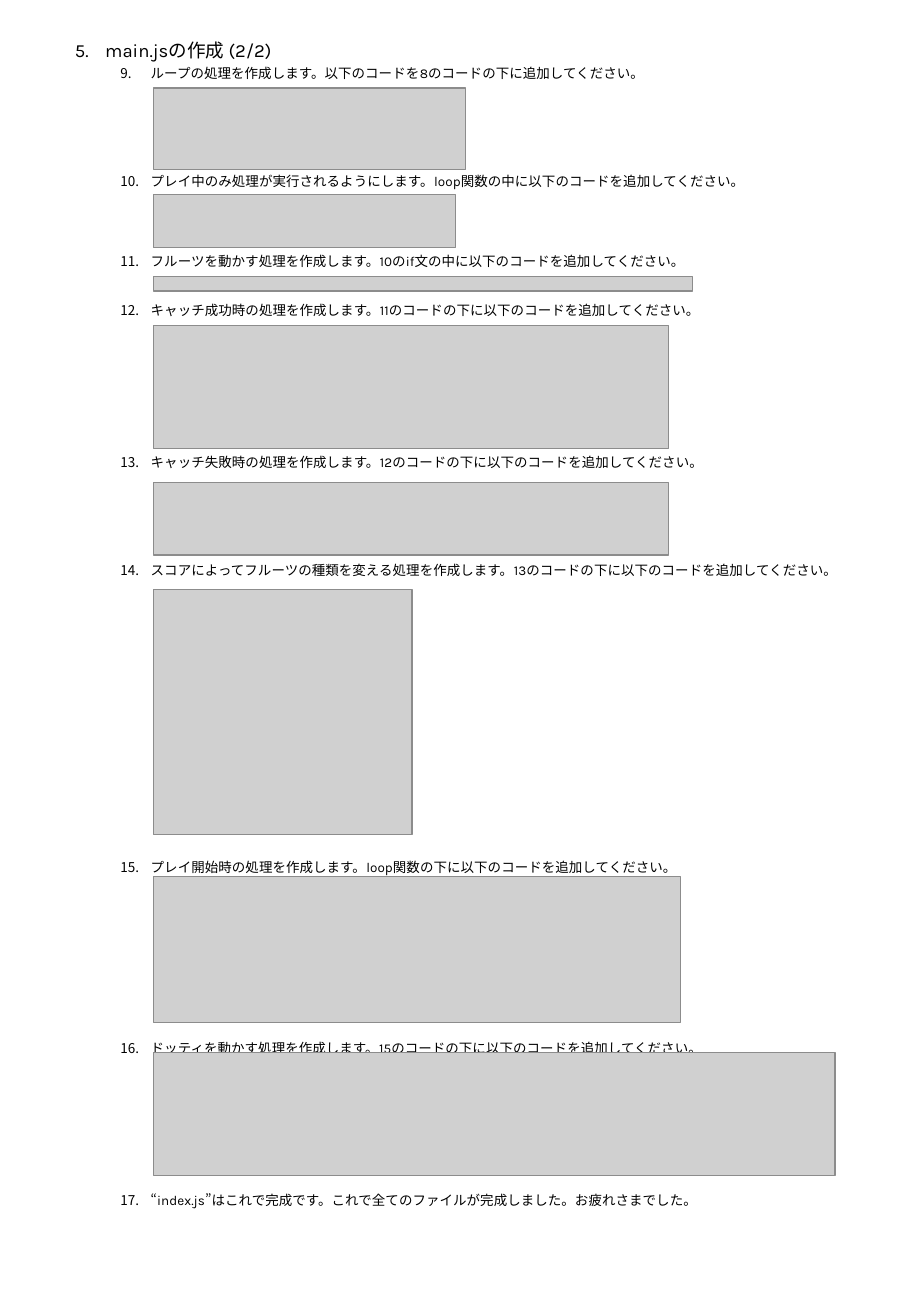
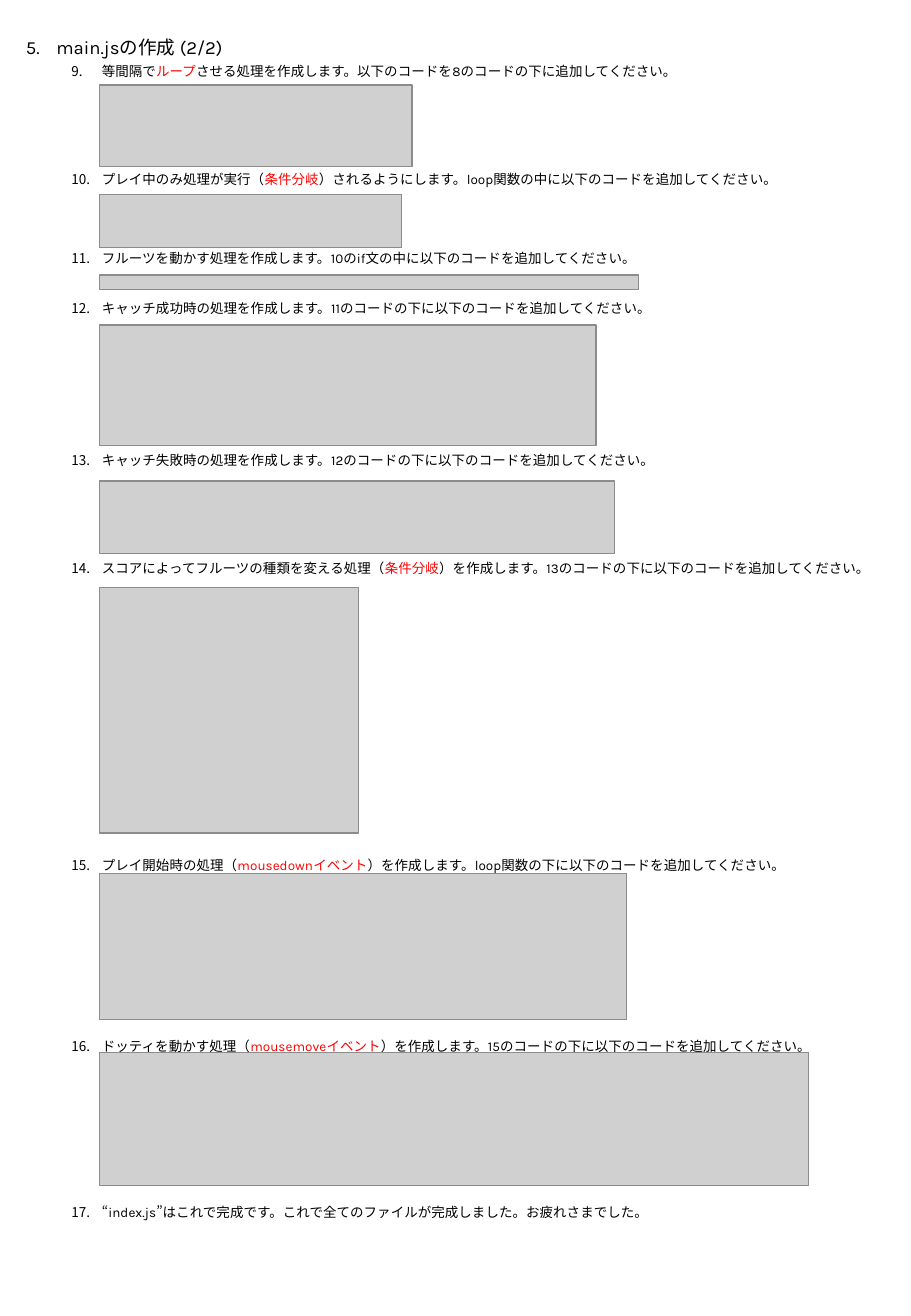
Before and after one commit to dotwork-takagi/public, a slide deck: slide 3 of shiryo/catch/キャッチゲームを作ろう.pptx. Drawn at 911x1316 pixels with LibreOffice and Linux fonts; fonts in the diff are those of the drawing; grey boxes stand for pictures. Boxes give left, top, right and bottom in pixels: in the first picture for what was removed or moved away, otherwise in the second. Text is boxed around its words. In the diff, an @@ line names an element or a change of style, - is before the commit and + after.

```diff
--- a/shiryo/catch/キャッチゲームを作ろう.pptx
+++ b/shiryo/catch/キャッチゲームを作ろう.pptx
@@ text "main.jsの作成 (2/2)" moved from (x1=105, y1=41, x2=837, y2=1209) to (x1=56, y1=38, x2=869, y2=1221) @@
@@ text at (x1=102, y1=64, x2=777, y2=187): text changed @@
-  9. ループの処理を作成します。以下のコードを8のコードの下に追加してください。
-  10. プレイ中のみ処理が実行されるようにします。loop関数の中に以下のコードを追加してください。
+  9. 等間隔でループさせる処理を作成します。以下のコードを8のコードの下に追加してください。
+  10. プレイ中のみ処理が実行（条件分岐）されるようにします。loop関数の中に以下のコードを追加してください。
@@ 5 pictures moved together from (x1=153, y1=87, x2=692, y2=834) to (x1=100, y1=85, x2=639, y2=833) @@
@@ picture resized from (x1=153, y1=326, x2=668, y2=448) to (x1=100, y1=324, x2=596, y2=445) @@
@@ text at (x1=102, y1=561, x2=869, y2=1056): text changed @@
-  14. スコアによってフルーツの種類を変える処理を作成します。13のコードの下に以下のコードを追加してください。
-  15. プレイ開始時の処理を作成します。loop関数の下に以下のコードを追加してください。
-  16. ドッティを動かす処理を作成します。15のコードの下に以下のコードを追加してください。
+  14. スコアによってフルーツの種類を変える処理（条件分岐）を作成します。13のコードの下に以下のコードを追加してください。
+  15. プレイ開始時の処理（mousedownイベント）を作成します。loop関数の下に以下のコードを追加してください。
+  16. ドッティを動かす処理（mousemoveイベント）を作成します。15のコードの下に以下のコードを追加してください。
@@ picture moved from (x1=153, y1=876, x2=680, y2=1022) to (x1=100, y1=873, x2=627, y2=1019) @@
@@ picture resized from (x1=153, y1=1052, x2=834, y2=1175) to (x1=100, y1=1052, x2=809, y2=1184) @@
```
Also in this commit, not shown: 2 other slides changed, 1 other file.
